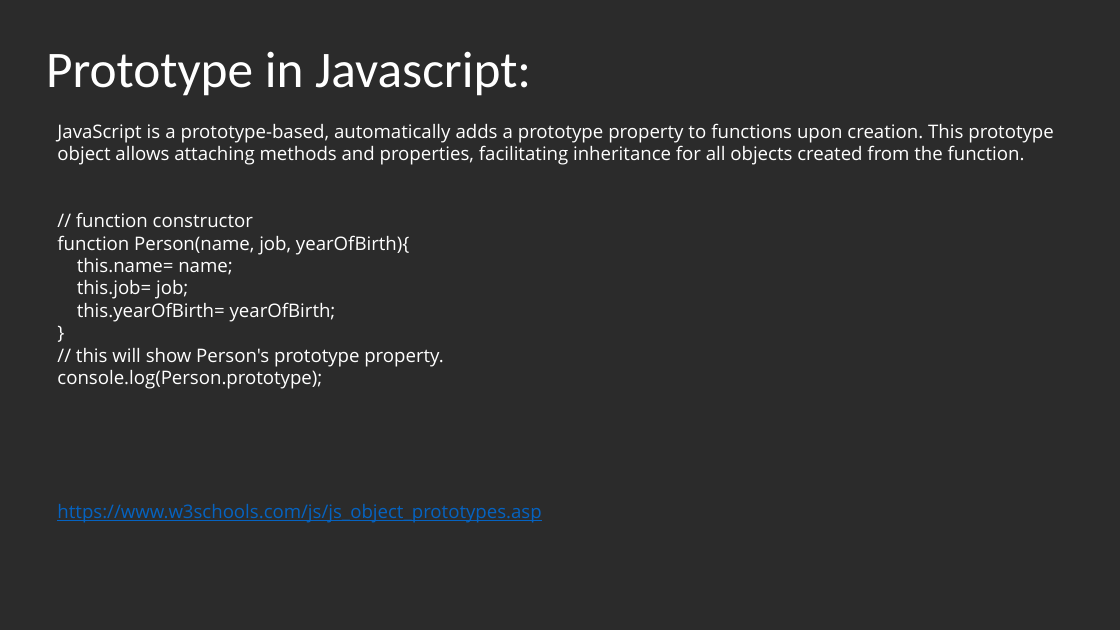
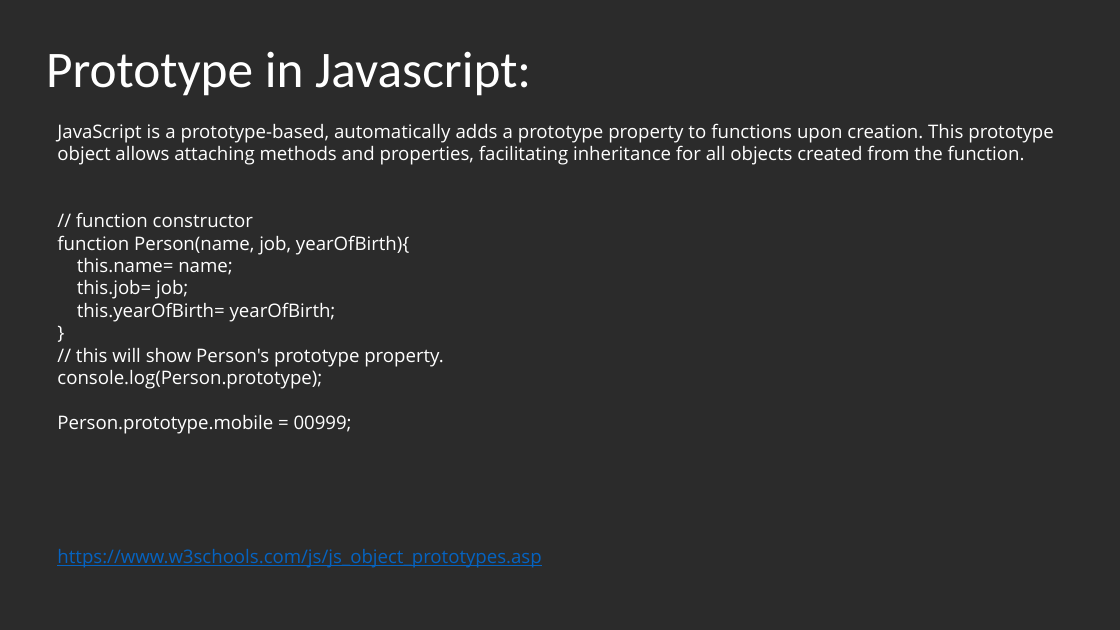
Before and after one commit to srinivasVelamala/HTML5AdvJSReact, a slide deck: slide 16 of AdvanceJSandTS/AdvJSandTS.pptx. Drawn at 1120x630 pixels with LibreOffice and Linux fonts; fonts in the diff are those of the drawing; background and template pictures are left out; a plain dark background stands for a picture behind light text. Boxes give left, top, right and bottom in pixels: in the first picture for what was removed or moved away, otherwise in the second. Text is boxed around its words. In the diff, an @@ line names an element or a change of style, - is before the commit and + after.

```diff
--- a/AdvanceJSandTS/AdvJSandTS.pptx
+++ b/AdvanceJSandTS/AdvJSandTS.pptx
@@ text at (57,415,352,434): paragraph added @@
+Person.prototype.mobile = 00999;
```
Also in this commit, not shown: 2 other slides changed, 10 other files.
